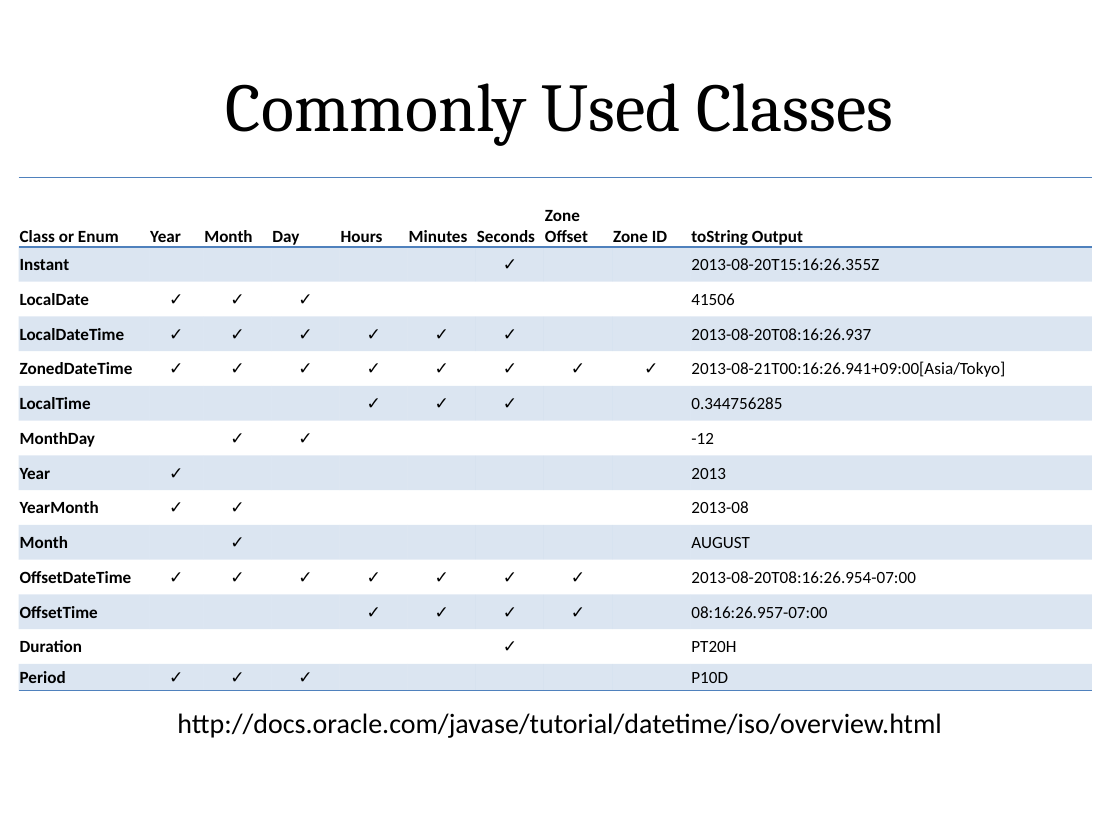
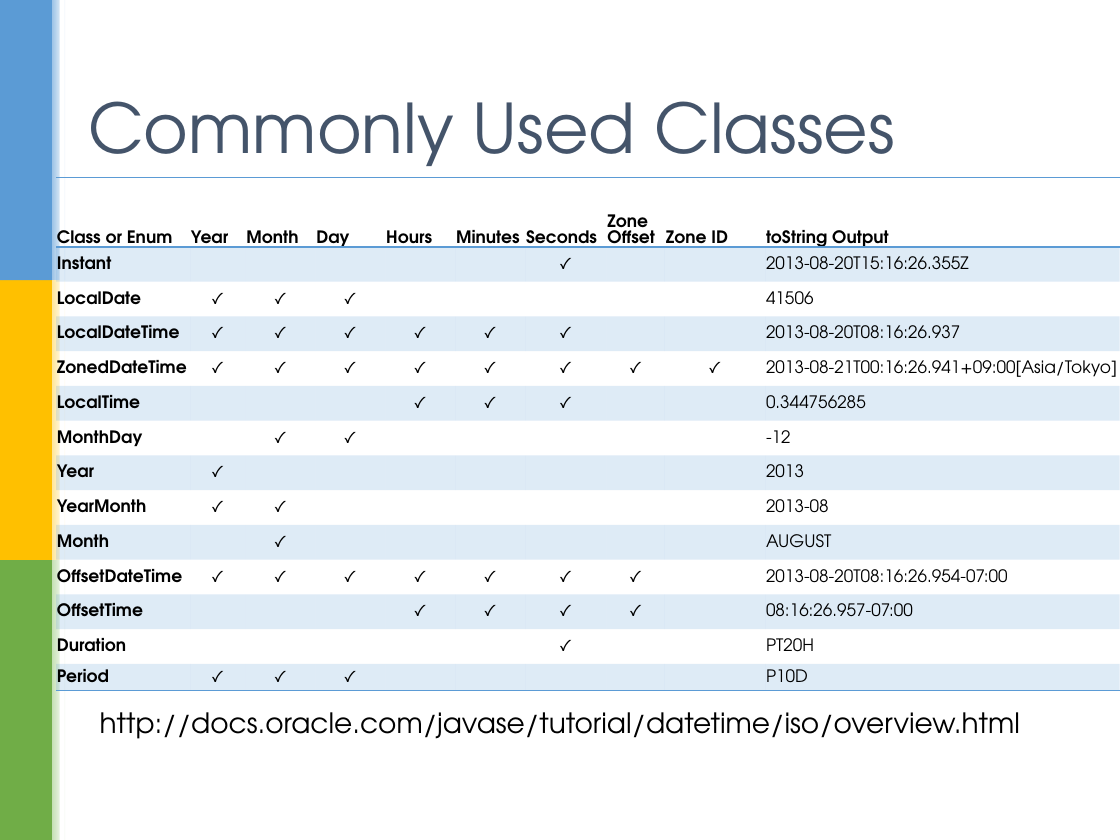
Before and after one commit to sualeh/make-a-date, a slide deck: slide 34 of Java 8 Date and Time API.pptx. Drawn at 1120x840 pixels with LibreOffice and Linux fonts; fonts in the diff are those of the drawing; background and template pictures are left out. Boxes give left, top, right and bottom in pixels: in the first picture for what was removed or moved away, otherwise in the second. Text is boxed around its words. In the diff, an @@ line names an element or a change of style, - is before the commit and + after.

```diff
--- a/Java 8 Date and Time API.pptx
+++ b/Java 8 Date and Time API.pptx
@@ group added at <box>0,0,66,840</box>: 7 rectangles @@
@@ title "Commonly Used Classes": place and size @@
-title "Commonly Used Classes" at <box>226,83,893,146</box>
+title "Commonly Used Classes" at <box>88,101,895,178</box>
@@ title "Commonly Used Classes" at <box>88,101,895,178</box>: font Cambria to TeX Gyre Adventor, text colour #000000 to #44546A; alignment centre to left @@
@@ table at <box>56,177,1120,695</box> @@
@@ fill #4F81BD at 20% opacity to #5B9BD5 at 20% opacity in 70 cells @@
@@ font Calibri to TeX Gyre Adventor @@
@@ borders changed @@
@@ table: place and size @@
-table at <box>19,177,1093,690</box>
+table at <box>56,177,1120,695</box>
@@ text "http://docs.oracle.com/javase/tutorial/datetime/iso/overview ..." at <box>100,712,1020,739</box>: font Calibri to TeX Gyre Adventor @@
```
Also in this commit, not shown: 41 other slides changed.
